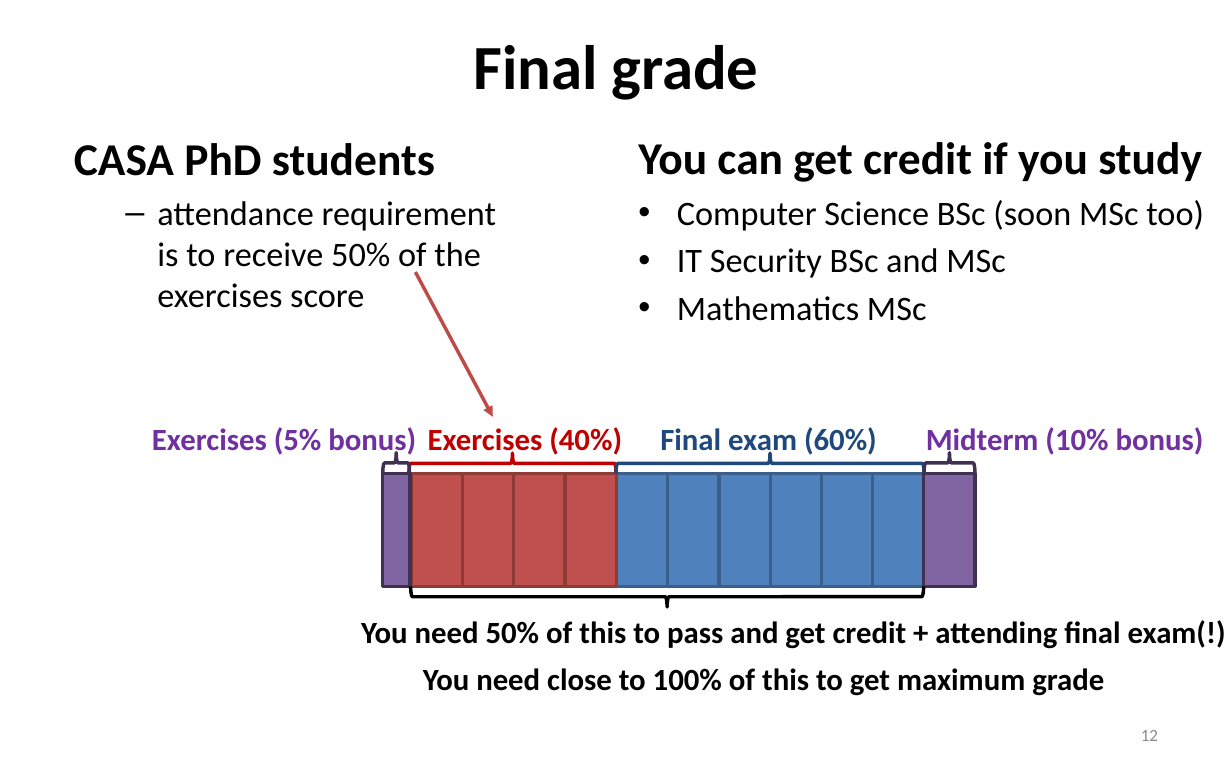
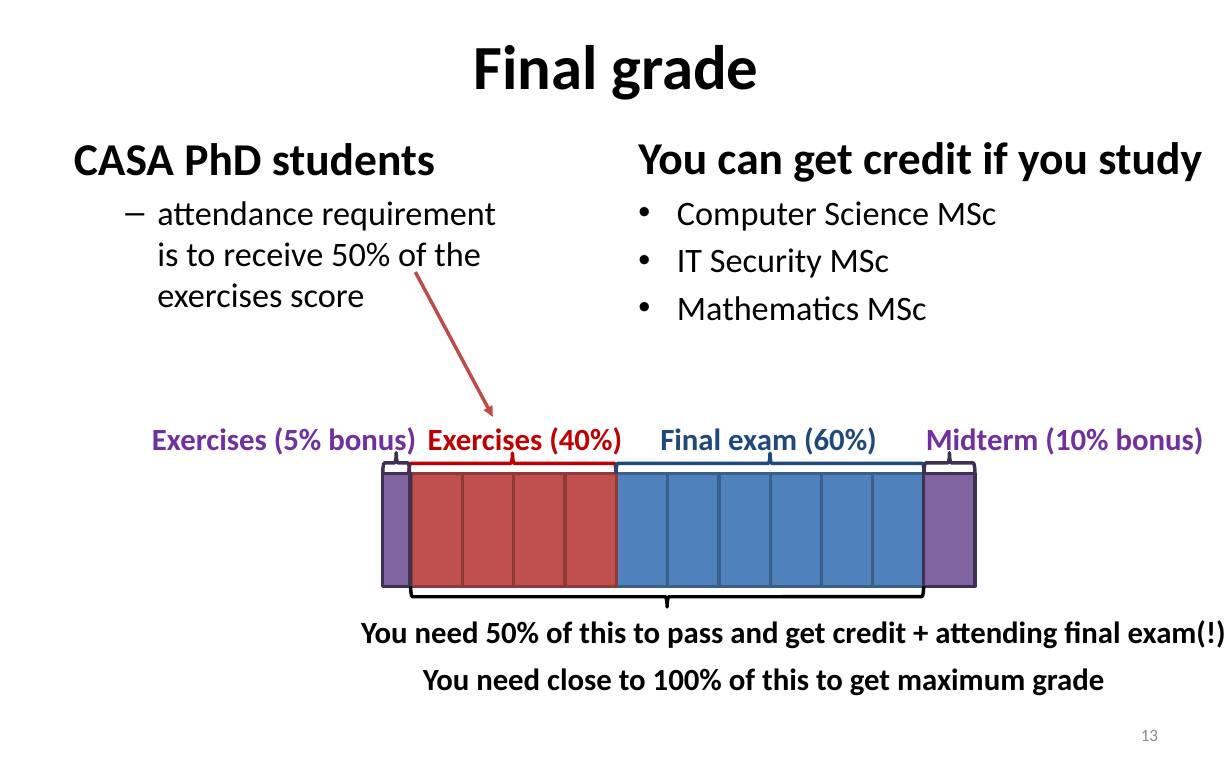
Before and after one commit to mpi-sp-foe-2023-24/mpi-sp-foe-2023-24.github.io, a slide deck: slide 13 of slides-by-us/Intro-FoE-2023-24.pptx (slide 12 before the commit). Drawn at 1232x770 pixels with LibreOffice and Linux fonts; fonts in the diff are those of the drawing. Boxes give left, top, right and bottom in pixels: in the first picture for what was removed or moved away, otherwise in the second. Text is boxed around its words. In the diff, an @@ line names an element or a change of style, - is before the commit and + after.

```diff
--- a/slides-by-us/Intro-FoE-2023-24.pptx
+++ b/slides-by-us/Intro-FoE-2023-24.pptx
@@ text at <box>677,201,996,278</box>: text changed @@
-• Computer Science BSc (soon MSc too)
-• IT Security BSc and MSc
+• Computer Science MSc
+• IT Security MSc
@@ page number at <box>1141,730,1158,741</box>: text changed @@
-12
+13
```
Also in this commit, not shown: 5 other slides changed, 1 slide added, 1 other file.
